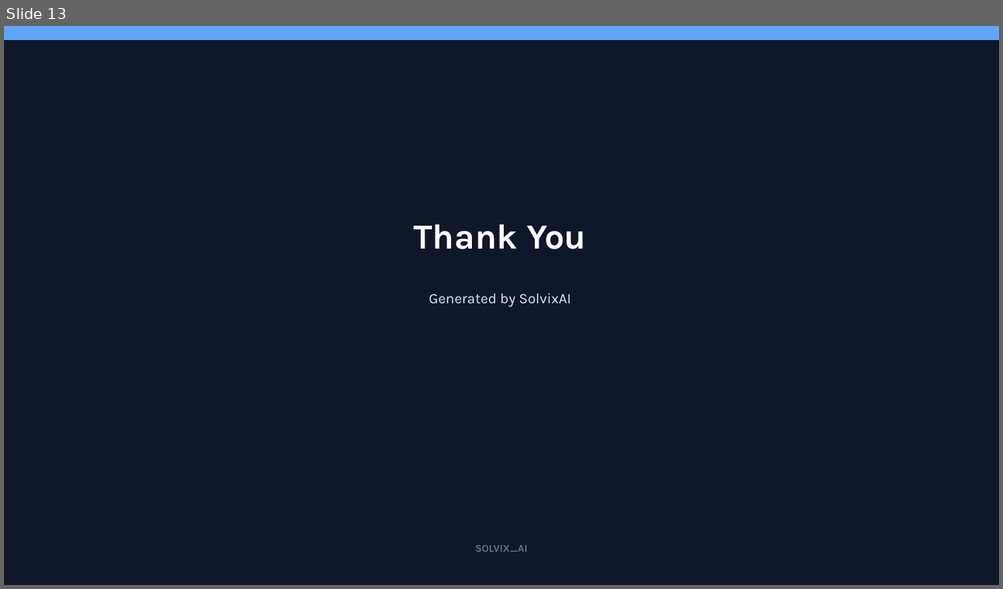
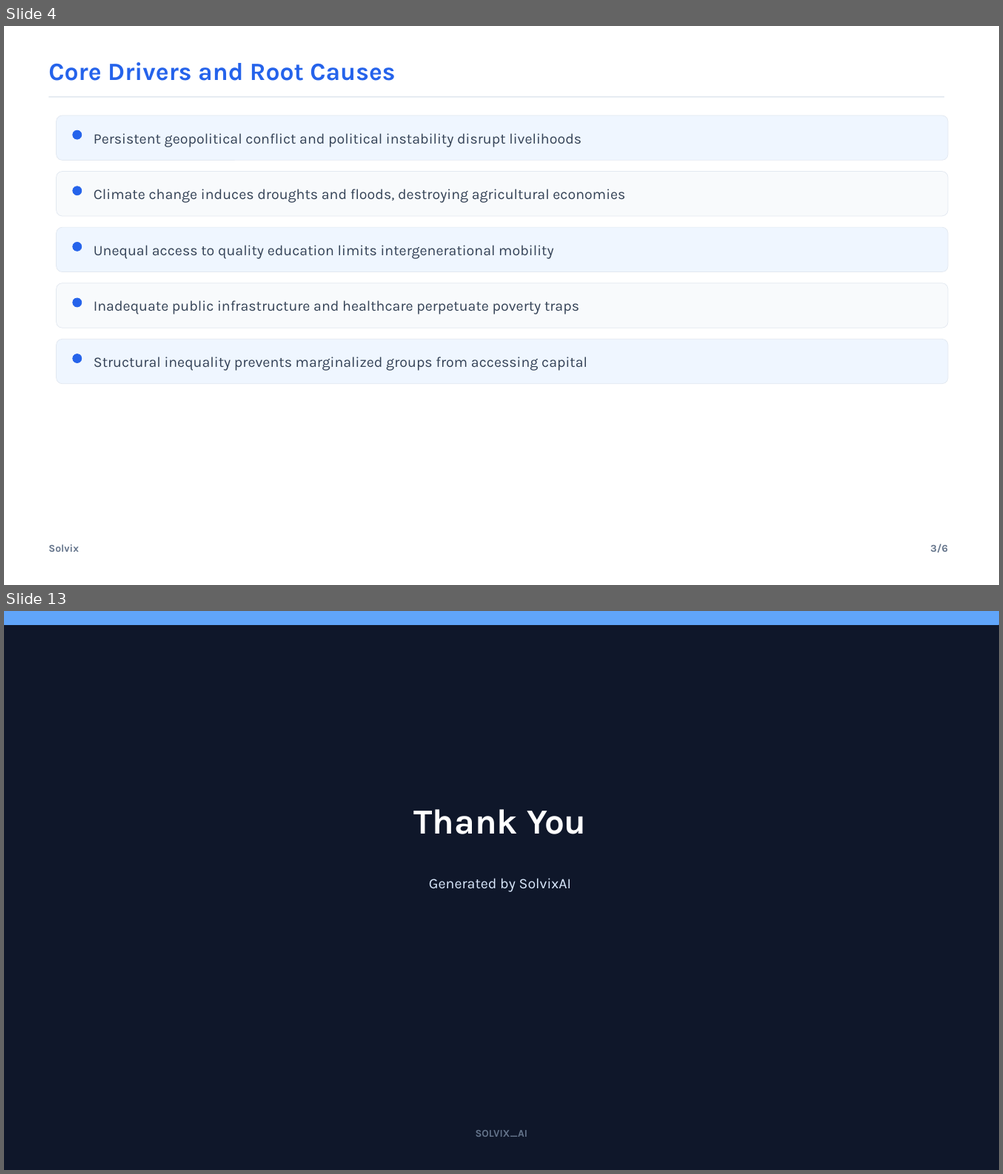
Before and after one commit to SirajAbid17/Solvix, a slide deck: backend/services/agent/presentation.pptx. Shown one above the other, each under a label of ours: slide 13 before the commit, slides 4 and 13 after it; the slides between them are not shown. The pictures are 1003x589 and 1003x1174 pixels, drawn with LibreOffice and Linux fonts; fonts in the diff are those of the drawing. Boxes give left, top, right and bottom in pixels: in the first picture for what was removed or moved away, otherwise in the second. Text is boxed around its words. In the diff, an @@ line names an element or a change of style, - is before the commit and + after.

```diff
--- a/backend/services/agent/presentation.pptx
+++ b/backend/services/agent/presentation.pptx
@@ slide 4 added at <box>4,26,999,585</box>, background #FFFFFF @@
@@ text added at <box>48,62,395,81</box>, 24 pt, text #2563EB, bold @@
+Core Drivers and Root Causes
@@ line added from (48, 97) to (944, 97), #E2E8F0 1.2 pt @@
@@ rounded rectangle added at <box>57,116,948,160</box>, fill #EFF6FF, outline #E2E8F0 0.5 pt @@
@@ ellipse added at <box>73,130,82,139</box>, fill #2563EB, outline #2563EB 0.5 pt @@
@@ text added at <box>94,133,581,147</box>, 14 pt, text #334155 @@
+Persistent geopolitical conflict and political instability disrupt livelihoods
@@ rounded rectangle added at <box>57,172,948,216</box>, fill #F8FAFC, outline #E2E8F0 0.5 pt @@
@@ ellipse added at <box>73,187,82,195</box>, fill #2563EB, outline #2563EB 0.5 pt @@
@@ text added at <box>94,189,625,203</box>, 14 pt, text #334155 @@
+Climate change induces droughts and floods, destroying agricultural economies
@@ rounded rectangle added at <box>57,227,948,272</box>, fill #EFF6FF, outline #E2E8F0 0.5 pt @@
@@ ellipse added at <box>73,242,82,251</box>, fill #2563EB, outline #2563EB 0.5 pt @@
@@ text added at <box>94,245,553,259</box>, 14 pt, text #334155 @@
+Unequal access to quality education limits intergenerational mobility
@@ rounded rectangle added at <box>57,284,948,328</box>, fill #F8FAFC, outline #E2E8F0 0.5 pt @@
@@ ellipse added at <box>73,298,82,307</box>, fill #2563EB, outline #2563EB 0.5 pt @@
@@ text added at <box>94,301,579,315</box>, 14 pt, text #334155 @@
+Inadequate public infrastructure and healthcare perpetuate poverty traps
@@ rounded rectangle added at <box>57,339,948,384</box>, fill #EFF6FF, outline #E2E8F0 0.5 pt @@
@@ ellipse added at <box>73,355,82,363</box>, fill #2563EB, outline #2563EB 0.5 pt @@
@@ text added at <box>94,357,587,371</box>, 14 pt, text #334155 @@
+Structural inequality prevents marginalized groups from accessing capital
@@ text added at <box>48,545,79,552</box>, 10 pt, text #64748B, bold @@
+Solvix
@@ text added at <box>930,544,948,553</box>, 10 pt, text #64748B, bold @@
+3/6
```
Also in this commit, not shown: 7 slides changed, 4 other slides added, 5 slides removed, 26 other files.
